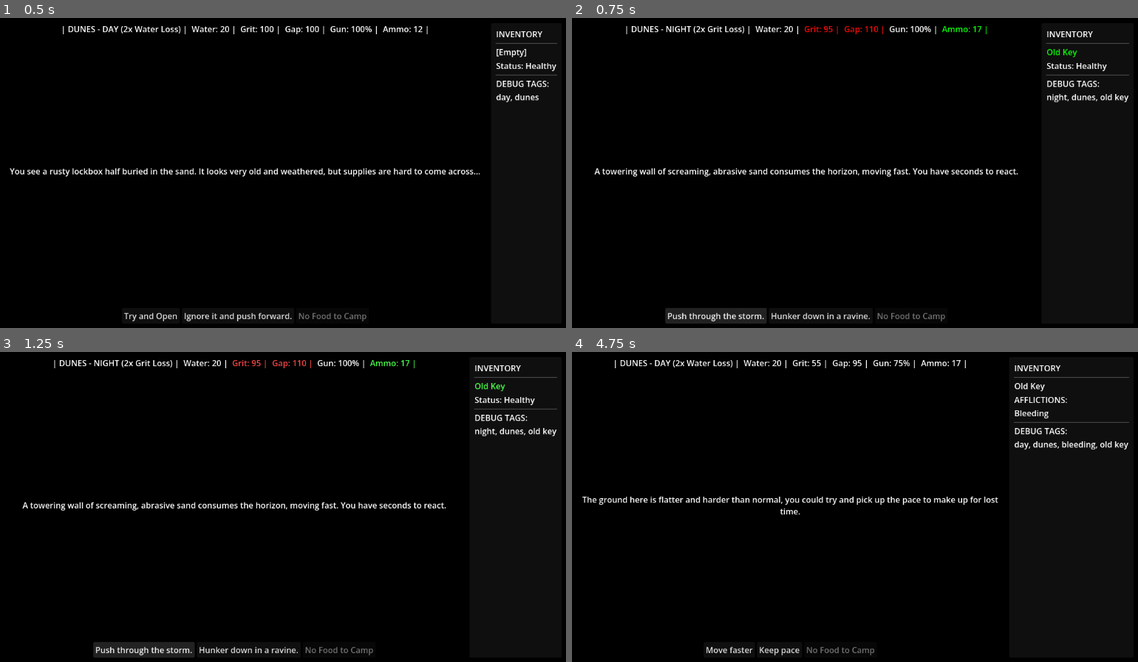
Above: before the commit, frames 1-4 (two rows, left to right).
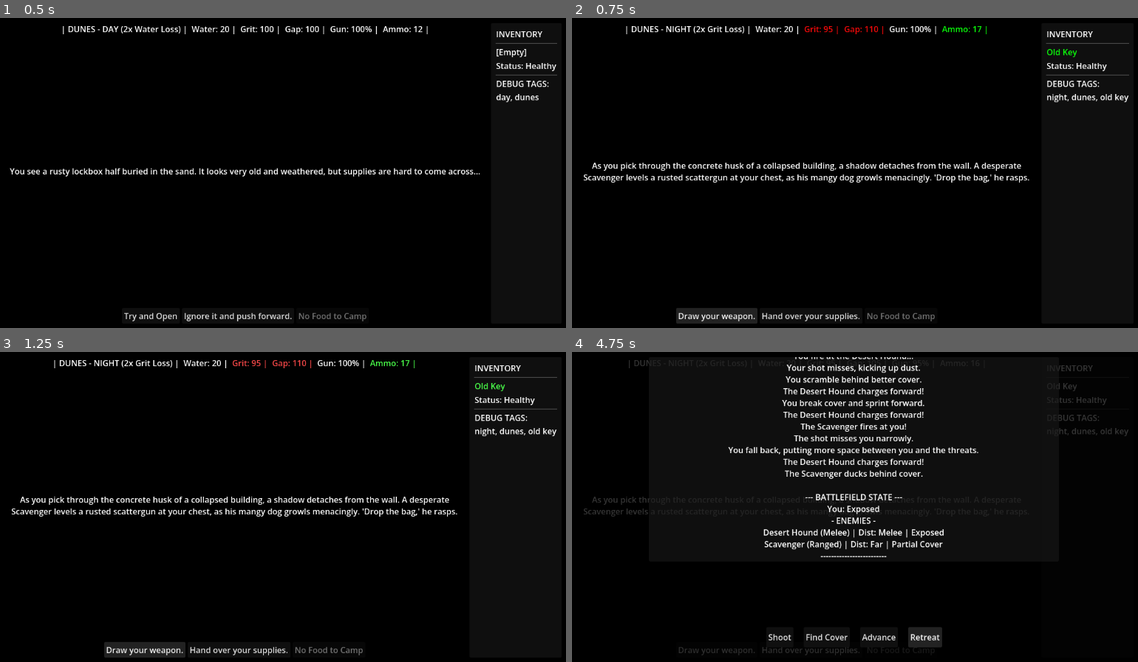
Above: after the commit, the same moments.

Repository: JoelSpicer/Across-The-Desert
Game: Godot game, scene res://Scene/MainGame.tscn
Two runs of this game, one before a commit and one after it. Both use one fixed random seed, a clock stepped at 60 frames per second and the inputs below.
Inputs (mouse positions are in pixels of both pictures, inside the frame that each line leads up to):
- Up to frame 1 (0.5 s): no input
- Up to frame 2 (0.75 s): click "Try and Open" at 0.5 s
- Up to frame 3 (1.25 s): no input
- Up to frame 4 (4.75 s): click "Push through the storm." (after the commit: "Draw your weapon.") at 1.25 s; click (781, 637) at 2 s, where only the run after the commit has a clickable "Shoot"; click (826, 637) at 2.75 s, where only the run after the commit has a clickable "Find Cover"; click (877, 637) at 3.5 s, where only the run after the commit has a clickable "Advance"; click (922, 637) at 4.25 s, where only the run after the commit has a clickable "Retreat"

Frame 1 is identical in both runs. In frame 2, 3.1% of the frame differs, in the area x 1-81%, y 46-99%; in frame 3, 3.1%; in frame 4, 8.3%, in the area x 1-99%, y 1-98%.

Commit message:
melee and multiple attackers

Diff:
--- a/Resource/Event/event_scavenger.tres
+++ b/Resource/Event/event_scavenger.tres
@@ -4,12 +4,11 @@
 
 [resource]
 script = ExtResource("1_scavenger")
-event_weight = 8
-required_keywords = Array[String](["ruins"])
-event_text = "As you pick through the concrete husk of a collapsed building, a shadow detaches from the wall. A desperate Scavenger levels a rusted scattergun at your chest. 'Drop the bag,' he rasps."
+event_weight = 50
+event_text = "As you pick through the concrete husk of a collapsed building, a shadow detaches from the wall. A desperate Scavenger levels a rusted scattergun at your chest, as his mangy dog growls menacingly. 'Drop the bag,' he rasps."
 choice_1_text = "Draw your weapon."
 choice_2_text = "Hand over your supplies."
-choice_1_triggers_combat = "Scavenger"
+choice_1_triggers_combat = "Desert Hound:melee, Scavenger:ranged"
 choice_2_water_cost = -10
 choice_2_ammo_cost = -5
 choice_2_food_cost = -2
--- a/Scripts/CombatPhase.gd
+++ b/Scripts/CombatPhase.gd
@@ -5,7 +5,6 @@
 
 # ------------------------------------------------------------------------
 # UI REFERENCES
-# Make sure to assign these in your scene with Unique Names (%Name)
 # ------------------------------------------------------------------------
 @onready var combat_log_label = %CombatLogLabel
 @onready var btn_shoot = %BtnShoot
@@ -15,97 +14,95 @@
 
 # ------------------------------------------------------------------------
 # COMBAT VARIABLES
-# These track the shifting state of the battlefield
-# ------------------------------------------------------------------------
-var enemy_name: String = ""
-var distance: int = 3 # 3 = Far, 2 = Mid, 1 = Close, 0 = Melee
+# active_enemies holds dictionaries tracking each individual threat's state
+# ------------------------------------------------------------------------
+var active_enemies: Array[Dictionary] = []
 var player_cover: int = 0 # 0 = Exposed, 1 = Partial, 2 = Full
-var enemy_cover: int = 0
 var combat_active: bool = false
 
+# ------------------------------------------------------------------------
+# INITIALIZATION & PARSING
+# ------------------------------------------------------------------------
 
 # ------------------------------------------------------------------------
 # AUTO-WIRING SIGNALS
-# This runs once when the scene is loaded, connecting all UI buttons
-# to their respective functions automatically so you don't have to use the editor.
 # ------------------------------------------------------------------------
 func _ready():
-	# Connect the Shoot button to the _on_btn_shoot_pressed function
+	# Connect the buttons to their respective functions automatically
 	btn_shoot.pressed.connect(_on_btn_shoot_pressed)
-
-	# Connect the Cover button to the _on_btn_cover_pressed function
 	btn_cover.pressed.connect(_on_btn_cover_pressed)
-
-	# Connect the Advance button to the _on_btn_advance_pressed function
 	btn_advance.pressed.connect(_on_btn_advance_pressed)
-
-	# Connect the Retreat button to the _on_btn_retreat_pressed function
 	btn_retreat.pressed.connect(_on_btn_retreat_pressed)
 
-# ------------------------------------------------------------------------
-# INITIALIZATION
-# Called by the EventManager when a combat event is triggered
-# ------------------------------------------------------------------------
-func start_combat(new_enemy_name: String, starting_distance: int = 3):
-	enemy_name = new_enemy_name
-	distance = starting_distance
-
-	# Reset battlefield states for a fresh fight
+func start_combat(combat_string: String):
+	active_enemies.clear()
 	player_cover = 0
-	enemy_cover = 0
 	combat_active = true
 
-	# Reveal the combat UI overlay
+	# Parse the comma-separated string (e.g., "Hound:melee, Scavenger:ranged")
+	var enemy_definitions = combat_string.split(",")
+	for def in enemy_definitions:
+		def = def.strip_edges()
+		if def == "": continue
+
+		var is_melee = false
+		var enemy_name = def
+
+		# Check if a weapon type was tagged using a colon
+		if ":" in def:
+			var parts = def.split(":")
+			enemy_name = parts[0].strip_edges()
+			if parts[1].strip_edges().to_lower() == "melee":
+				is_melee = true
+
+		# Add the newly built enemy to the battlefield
+		active_enemies.append({
+			"name": enemy_name,
+			"is_melee": is_melee,
+			"distance": 3, # Everyone starts at distance 3 (Far)
+			"cover": 0
+		})
+
 	show()
-
-	# Print the opening scenario to the player
-	_log_message("COMBAT STARTED: " + enemy_name)
+	_log_message("COMBAT STARTED! Threats detected: " + str(active_enemies.size()))
 	_update_ui()
 
 # ------------------------------------------------------------------------
 # PLAYER ACTIONS
-# Hook these functions up to your 4 UI buttons via the Godot signal menu
 # ------------------------------------------------------------------------
 func _on_btn_shoot_pressed():
-	if not combat_active: return
+	if not combat_active or active_enemies.is_empty(): return
 
 	if GameState.ammo <= 0:
-		_log_message("Click. Your gun is empty! You need to fall back or find cover.")
-		_enemy_turn()
+		_log_message("Click. Your gun is empty! Find cover or retreat.")
+		_enemy_phase()
 		return
 
-	# Firing a shot costs ammo and slightly degrades the gun
 	GameState.modify_ammo(-1)
 	GameState.modify_gun_condition(-5)
 
-	_log_message("You take aim and fire...")
-
-	# Calculate hit chance. Starts at 80% if point blank and exposed.
-	var hit_chance = 80
-
-	# Distance penalty (farther away = harder to hit)
-	hit_chance -= (distance * 15)
-
-	# Enemy cover penalty
-	hit_chance -= (enemy_cover * 30)
-
-	# Gun condition penalty (a poorly maintained gun is inaccurate)
-	if GameState.gun_condition < 50:
-		hit_chance -= 20
-
-	# Roll the dice (randi() % 100 generates a number from 0 to 99)
-	var roll = randi() % 100
-
-	if roll < hit_chance:
-		_log_message("A direct hit. The " + enemy_name + " drops dead in the sand.")
-		_end_combat(true) # True means the player won
+	# Auto-Targeting: Find the easiest enemy to hit
+	var target = _get_best_target()
+
+	_log_message("You fire at the " + target.name + "...")
+
+	var hit_chance = 80 - (target.distance * 15) - (target.cover * 30)
+	if GameState.gun_condition < 50: hit_chance -= 20
+
+	if randi() % 100 < hit_chance:
+		_log_message("A direct hit! The " + target.name + " goes down.")
+		active_enemies.erase(target) # Remove them from the fight
+
+		if active_enemies.is_empty():
+			_end_combat(true)
+			return
 	else:
 		_log_message("Your shot misses, kicking up dust.")
-		# Firing a gun forces you out of full cover
 		if player_cover == 2:
 			player_cover = 1
-			_log_message("You lean out of cover to shoot, exposing yourself.")
-		_enemy_turn()
+			_log_message("You leaned out of cover to shoot, exposing yourself.")
+
+	_enemy_phase()
 
 func _on_btn_cover_pressed():
 	if not combat_active: return
@@ -114,114 +111,153 @@
 		_log_message("You scramble behind better cover.")
 	else:
 		_log_message("You are already completely hidden.")
-	_enemy_turn()
+	_enemy_phase()
 
 func _on_btn_advance_pressed():
 	if not combat_active: return
-	if distance > 0:
-		distance -= 1
-		player_cover = 0 # Moving always breaks cover completely
-		_log_message("You break cover and sprint forward, closing the distance.")
-	else:
-		_log_message("You are already right on top of them!")
-	_enemy_turn()
+
+	var closed_distance = false
+	# Advancing reduces your distance to EVERY enemy on the field
+	for enemy in active_enemies:
+		if enemy.distance > 0:
+			enemy.distance -= 1
+			closed_distance = true
+
+	player_cover = 0
+
+	if closed_distance:
+		_log_message("You break cover and sprint forward.")
+	else:
+		_log_message("You are already locked in melee with everything!")
+
+	_enemy_phase()
 
 func _on_btn_retreat_pressed():
 	if not combat_active: return
-	if distance < 4:
-		distance += 1
-		player_cover = 0 # Retreating breaks cover
-		_log_message("You fall back, putting more space between you.")
-		# If you get far enough away, you can escape combat entirely
-		if distance >= 4:
-			_log_message("You managed to slip away into the desert.")
-			_end_combat(true)
-			return
-	_enemy_turn()
+
+	var can_escape = true
+	# Retreating increases your distance from EVERY enemy
+	for enemy in active_enemies:
+		enemy.distance += 1
+		# If even ONE enemy is closer than distance 4, you can't escape yet
+		if enemy.distance < 4:
+			can_escape = false
+
+	player_cover = 0
+	_log_message("You fall back, putting more space between you and the threats.")
+
+	if can_escape:
+		_log_message("You managed to slip away into the desert.")
+		_end_combat(true)
+		return
+
+	_enemy_phase()
 
 # ------------------------------------------------------------------------
 # ENEMY AI LOGIC
-# A simple decision tree that reacts to the player's choices
-# ------------------------------------------------------------------------
-func _enemy_turn():
-	if not combat_active: return
-
-	# Wait a brief moment before the enemy acts so the player can read
+# ------------------------------------------------------------------------
+func _enemy_phase():
+	if not combat_active: return
+
 	await get_tree().create_timer(1.0).timeout
 
-	# If the player is totally exposed, the enemy will always try to shoot
-	if player_cover == 0 and distance <= 2:
-		_enemy_shoot()
-	# If the enemy is exposed, they will prioritize finding cover
-	elif enemy_cover == 0:
-		enemy_cover += 1
-		_log_message("The " + enemy_name + " ducks behind cover.\n")
-	# Otherwise, they will advance to get a better shot
-	elif distance > 1:
-		distance -= 1
-		enemy_cover = 0
-		_log_message("The " + enemy_name + " rushes forward, breaking cover!")
-	else:
-		_enemy_shoot()
+	# Loop through every alive enemy and give them a turn
+	for enemy in active_enemies:
+		if not combat_active: break # Stop if the player died mid-loop
+
+		if enemy.is_melee:
+			# Melee AI: Always charge. If distance is 0, attack.
+			if enemy.distance > 0:
+				enemy.distance -= 1
+				enemy.cover = 0
+				_log_message("The " + enemy.name + " charges forward!")
+			else:
+				_enemy_melee_attack(enemy)
+		else:
+			# Ranged AI: Shoot if exposed, otherwise seek cover or advance
+			if player_cover == 0 and enemy.distance <= 2:
+				_enemy_shoot_attack(enemy)
+			elif enemy.cover == 0:
+				enemy.cover += 1
+				_log_message("The " + enemy.name + " ducks behind cover.")
+			elif enemy.distance > 1:
+				enemy.distance -= 1
+				enemy.cover = 0
+				_log_message("The " + enemy.name + " advances, breaking cover!")
+			else:
+				_enemy_shoot_attack(enemy)
+
+		# Pause briefly between each enemy's action so the UI updates smoothly
+		await get_tree().create_timer(0.8).timeout
 
 	_update_ui()
 
-func _enemy_shoot():
-	_log_message("The " + enemy_name + " attacks!")
-
-	var hit_chance = 70
-	hit_chance -= (distance * 15)
-	hit_chance -= (player_cover * 40) # Player cover is very protective
-
-	var roll = randi() % 100
-
-	if roll < hit_chance:
+func _enemy_melee_attack(enemy: Dictionary):
+	_log_message("The " + enemy.name + " lunges at you in melee!")
+	# Melee ignores distance and is slightly less affected by cover
+	var hit_chance = 85 - (player_cover * 20)
+	if randi() % 100 < hit_chance:
+		_log_message("You are torn apart. The desert claims you.")
+		_end_combat(false, enemy.name)
+	else:
+		_log_message("You manage to dodge the " + enemy.name + "'s strike!")
+
+func _enemy_shoot_attack(enemy: Dictionary):
+	_log_message("The " + enemy.name + " fires at you!")
+	var hit_chance = 70 - (enemy.distance * 15) - (player_cover * 40)
+	if randi() % 100 < hit_chance:
 		_log_message("You are hit. The desert claims you.")
-		_end_combat(false) # False means the player died
-	else:
-		_log_message("The attack misses you narrowly.")
-		if enemy_cover == 2:
-			enemy_cover = 1
+		_end_combat(false, enemy.name)
+	else:
+		_log_message("The shot misses you narrowly.")
+		if enemy.cover == 2: enemy.cover = 1
 
 # ------------------------------------------------------------------------
 # UTILITY FUNCTIONS
 # ------------------------------------------------------------------------
-# ------------------------------------------------------------------------
-# LOG MESSAGE HELPER
-# Adds new combat events to the log and formats them correctly
-# ------------------------------------------------------------------------
+func _get_best_target() -> Dictionary:
+	# Automatically finds the enemy that is closest and most exposed
+	var best_target = active_enemies[0]
+	var best_score = 999
+
+	for enemy in active_enemies:
+		var score = (enemy.distance * 10) + (enemy.cover * 10)
+		if score < best_score:
+			best_score = score
+			best_target = enemy
+
+	return best_target
+
 func _log_message(msg: String):
-	# append_text() is specifically designed for RichTextLabels.
-	# It adds the text to the bottom without redrawing the entire string,
-	# which ensures the 'scroll_following' property triggers correctly!
 	combat_log_label.append_text("\n" + msg)
 
-
 func _update_ui():
-	# Helper strings to translate numbers into readable UI text
 	var dist_strings = ["Melee", "Close", "Mid", "Far"]
 	var cover_strings = ["Exposed", "Partial Cover", "Full Cover"]
 
 	var ui_text = "\n--- BATTLEFIELD STATE ---\n"
-	ui_text += "Distance: " + dist_strings[distance] + "\n"
-	ui_text += "Enemy: " + cover_strings[enemy_cover] + "\n"
 	ui_text += "You: " + cover_strings[player_cover] + "\n"
+	ui_text += "- ENEMIES -\n"
+
+	# Print a UI row for every living enemy
+	for enemy in active_enemies:
+		var type_str = "(Melee)" if enemy.is_melee else "(Ranged)"
+		# clamp() ensures distance doesn't crash the array if it goes above 3 while escaping
+		var dist_str = dist_strings[clamp(enemy.distance, 0, 3)]
+		ui_text += enemy.name + " " + type_str + " | Dist: " + dist_str + " | " + cover_strings[enemy.cover] + "\n"
+
 	ui_text += "-------------------------"
-
 	_log_message(ui_text)
 
-func _end_combat(player_won: bool):
+func _end_combat(player_won: bool, killer_name: String = ""):
 	combat_active = false
-	# Wait a moment so the player can read the final fatal shot
 	await get_tree().create_timer(2.0).timeout
 
 	if player_won:
 		hide()
-		combat_log_label.text = "" # Clear the log for the next fight
-		# --- NEW: Tell the main game we survived ---
+		combat_log_label.text = ""
 		combat_won.emit()
 	else:
-		# Trigger the exact same death logic your existing game uses
 		GameState.is_dead = true
-		GameState.death_reason = "You were killed by a " + enemy_name + "."
+		GameState.death_reason = "You were killed by a " + killer_name + "."
 		GameState.player_died.emit()
